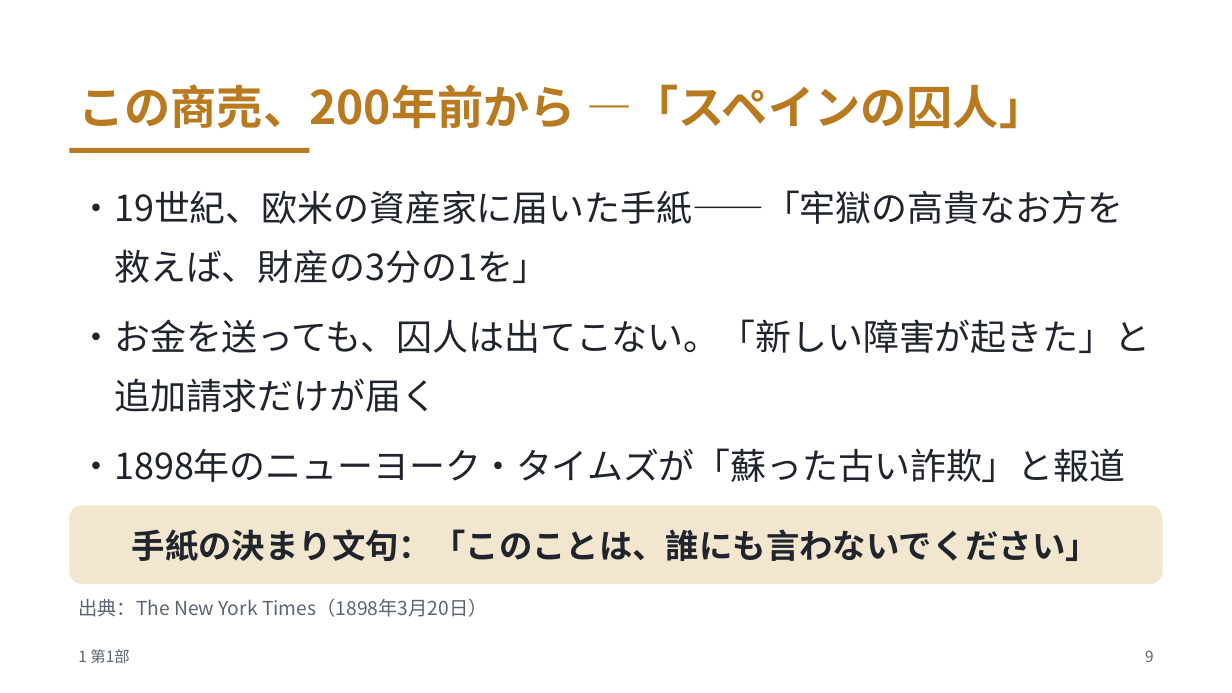
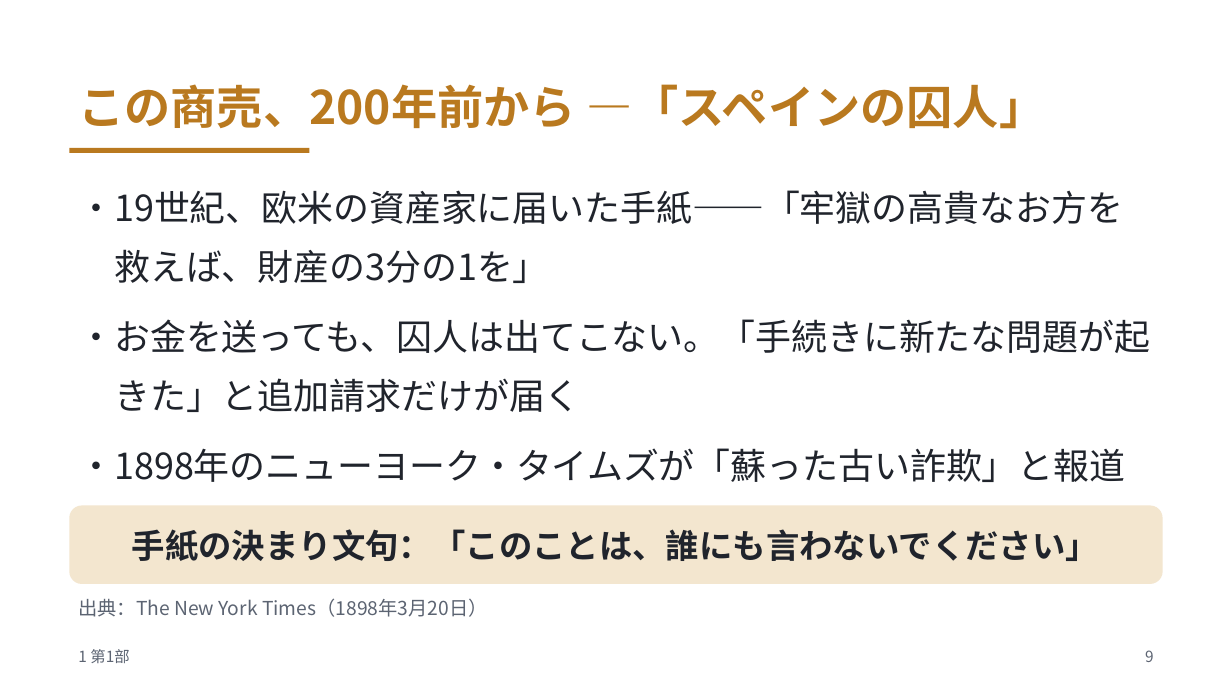
Before and after one commit to meitekku/deepfake-talk-v2, a slide deck: slide 9 of slides/deepfake-talk.pptx. Drawn at 1232x693 pixels with LibreOffice and Linux fonts; fonts in the diff are those of the drawing. Boxes give left, top, right and bottom in pixels: in the first picture for what was removed or moved away, otherwise in the second. Text is boxed around its words. In the diff, an @@ line names an element or a change of style, - is before the commit and + after.

Commit message:
修正: サブタイトル変更・eKYC突破事例を自己紹介に追加・MTGの目的化・第1部を電子詐欺の進化史に・打消し帯カット・文言修正

```diff
--- a/slides/deepfake-talk.pptx
+++ b/slides/deepfake-talk.pptx
@@ text at bbox=[78, 319, 1150, 412]: text changed @@
-・お金を送っても、囚人は出てこない。「新しい障害が起きた」と追加請求だけが届く
+・お金を送っても、囚人は出てこない。「手続きに新たな問題が起きた」と追加請求だけが届く
```
Also in this commit, not shown: 6 other slides changed, 9 other files.
